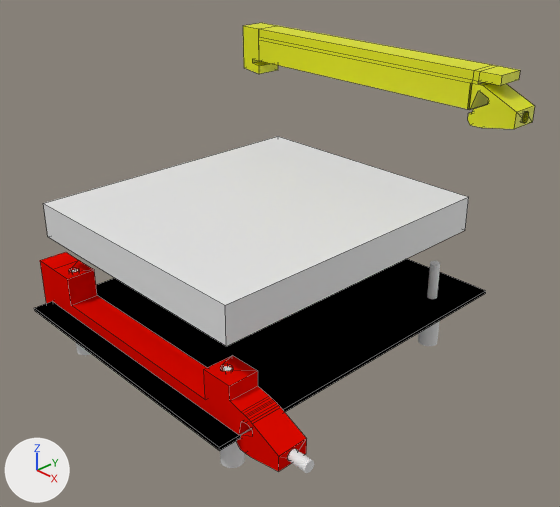
The Blender file din-rail-mounts.blend: old version first, new version second.
One viewpoint serves both versions: a camera (50 mm lens) standing at (0.177, -0.1055, 0.1337) and looking at (0.0081, 0.0548, 0.0206). Arrows for +X, +Y and +Z are at lower left; the lights stay in place. Mesh edges are drawn as thin lines on the coarser meshes.
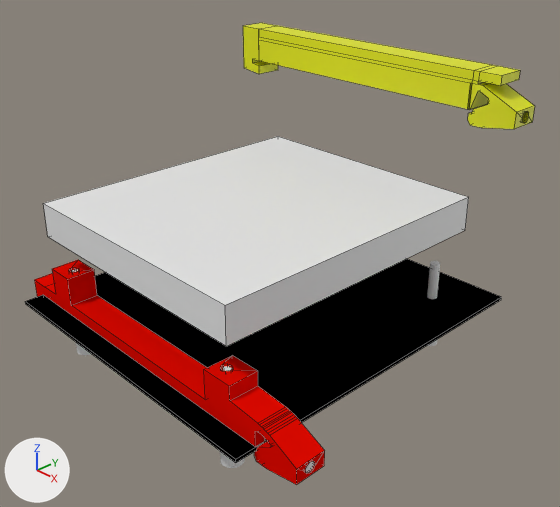
Where the newer file only moved an object's origin or applied its transform, the numbers keep the older frame.

The edits, one by one:
me_cube_001 has 8 vertices, 6 faces and spans x -0.05..0.05, y -0.005..0.005, z -0.0006..0.0006.
me_cube_001 is used by ob_cube_001; location (0.0, 0.055, -0.0007); scale (1.0, 12.4, 1.0).
me_cube_001 part 1: the whole mesh is scaled about its middle by (1.13, 1, 1).
me_plane_001 is used by ob_plane_002; location (0.0483, 0.005, 0.0).
me_plane_001 had 172 vertices, 120 faces, 1 loose edge and spanned x -0.1033..0.017, y -0.005..0.005, z -0.005..0.014.
me_plane_001 now has 246 vertices, 159 faces, 1 loose edge and spans x -0.11..0.0235, y -0.005..0.005, z -0.0054..0.014.
Part 2, on me_plane_001:
28 vertices are removed from x -0.0943..0.017, y -0.005..0.005, z -0.0046..0.0018.
34 faces are deleted.
36 vertices in x 0.0..0.017, y -0.005..0.005, z -0.0046..0.0082 move by (0.0065, 0.0, 0.0).
11 vertices in x 0.0028..0.0059, y -0.005..0.005, z 0.005..0.0055 move by (0.0053, 0.0, 0.0).
6 vertices in x -0.0983..-0.0943, y -0.005..0.005, z -0.0014..0.0 move by (-0.0067, 0.0, 0.0).
18 vertices move from x -0.1033..0.0073, y -0.005..0.005, z -0.005..0.014 to x -0.11..0.0143, y -0.005..0.005, z 0.0033..0.014.
64 vertices are added at x -0.11..0.0235, y -0.005..0.0015, z -0.0054..0.0018.
23 new vertices lie (0.009, 0.0, -0.0011) away from vertices in x -0.11, y -0.0013..0.0012, z -0.004..-0.0015.
9 new vertices lie (0.0, 0.01, 0.0) away from vertices in x -0.11..0.0091, y -0.005, z -0.0054..0.0006.
6 new vertices lie (0.0083, 0.0, 0.0) away from vertices in x 0.0087..0.0152, y -0.0018..0.0015, z -0.0015..0.0018.
73 new faces join them.

Boxes (x1, y1, x2, y2) around the edits, measured in the pictures (560 x 507 px):
'Cube.001', mesh rescaled (6% taller)
    before: (34, 259, 486, 451)
    after: (25, 259, 502, 463)
'Plane.002', reshaped (9% wider)
    before: (40, 252, 307, 472)
    after: (34, 260, 325, 485)
